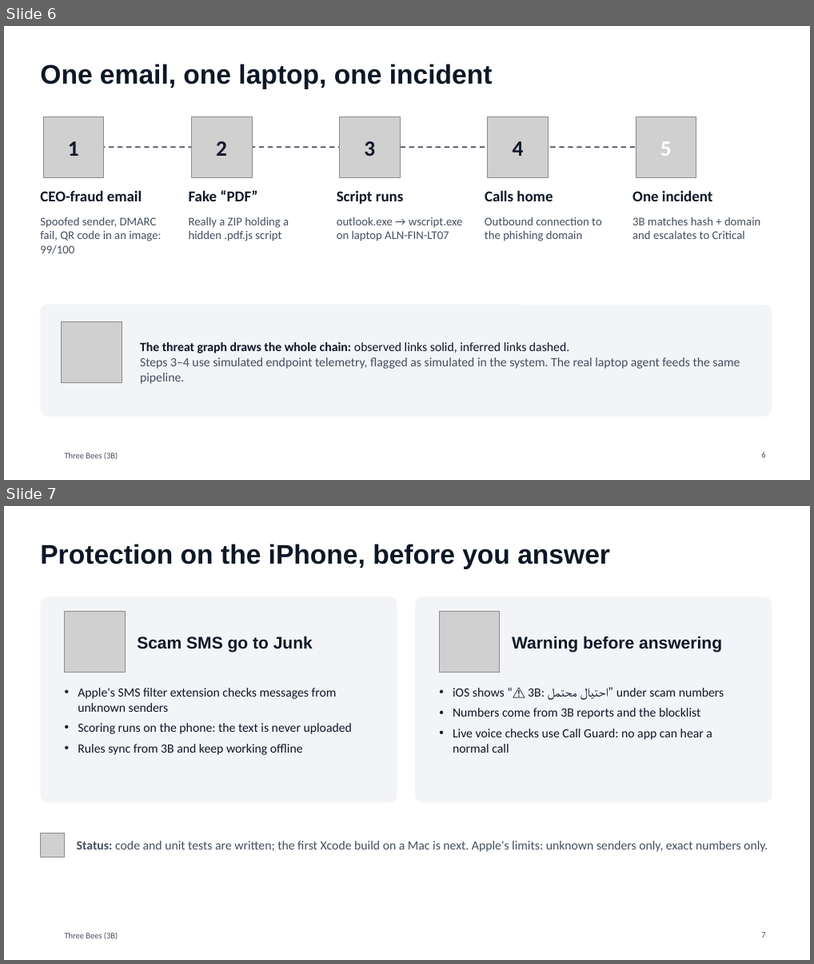
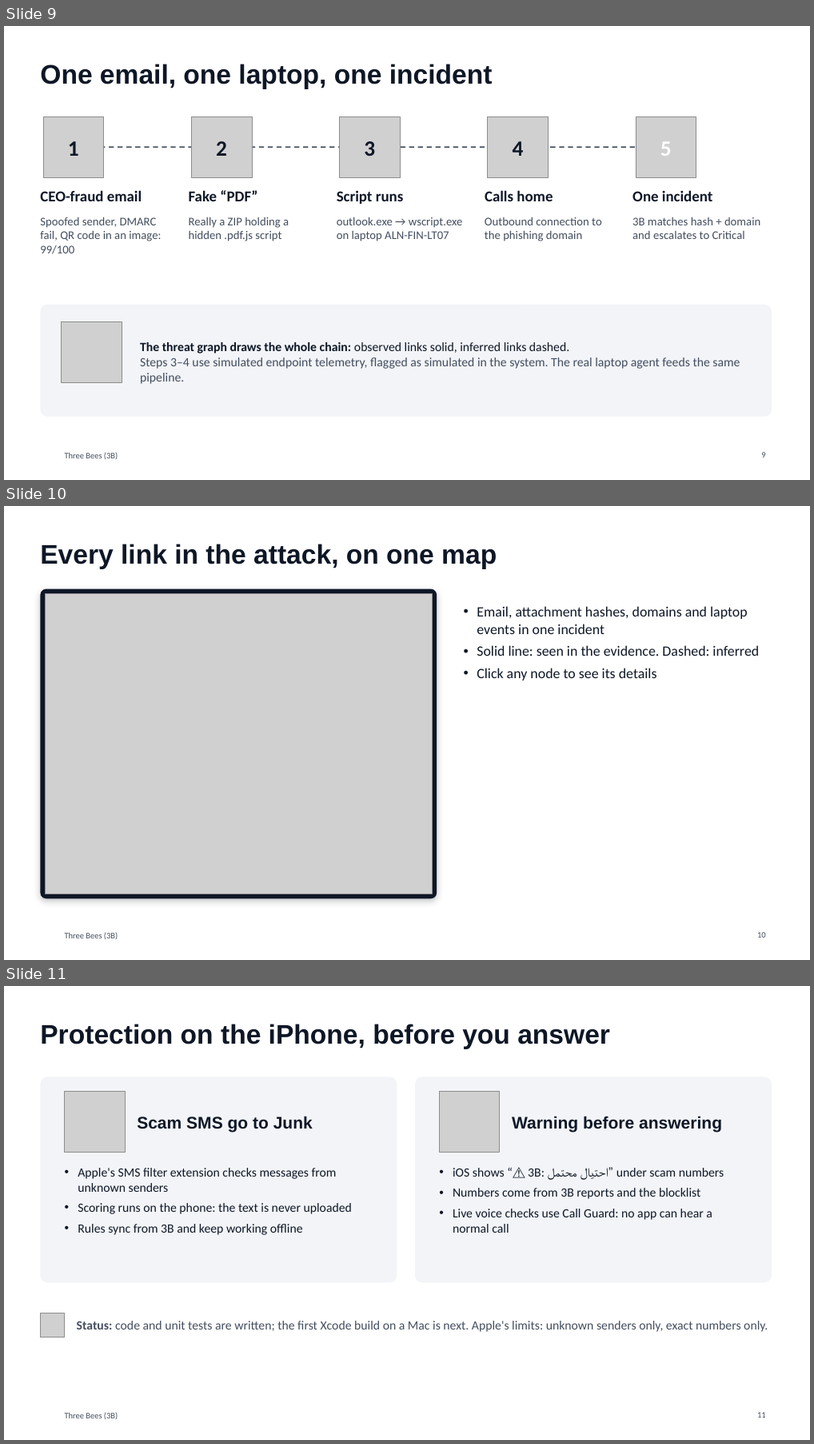
Before and after one commit to Mezx-1/three-bees, a slide deck: docs/presentation/ThreeBees_3B.pptx. Shown one above the other, each under a label of ours: slides 6 and 7 before the commit, slides 9, 10 and 11 after it. The pictures are 814x964 and 814x1444 pixels, drawn with LibreOffice and Linux fonts; fonts in the diff are those of the drawing; grey boxes stand for pictures; background and template pictures are left out. Boxes give left, top, right and bottom in pixels: in the first picture for what was removed or moved away, otherwise in the second. Text is boxed around its words. In the diff, an @@ line names an element or a change of style, - is before the commit and + after.

```diff
--- a/docs/presentation/ThreeBees_3B.pptx
+++ b/docs/presentation/ThreeBees_3B.pptx
@@ slide 10 added at <box>4,506,810,960</box>, background #FFFFFF; not listed: 1 template element that a slide beside it also shows @@
@@ title added at <box>40,544,497,569</box>, 32 pt, text #0E1726, bold @@
+Every link in the attack, on one map
@@ rounded rectangle added at <box>40,589,437,899</box>, fill #0E1726 @@
@@ picture added at <box>45,594,432,894</box> @@
@@ text added at <box>477,606,759,680</box>, 17 pt, text #0E1726 @@
+• Email, attachment hashes, domains and laptop events in one incident
+• Solid line: seen in the evidence. Dashed: inferred
+• Click any node to see its details
@@ page number added at <box>758,932,766,937</box>, 10 pt, text #444E5F @@
+10
@@ what was slide 6 is now slide 9 @@
@@ what was slide 7 is now slide 11 @@
@@ page number at <box>758,1412,766,1417</box>: text changed @@
-7
+11
```
Also in this commit, not shown: 3 other slides added, 5 other files.
